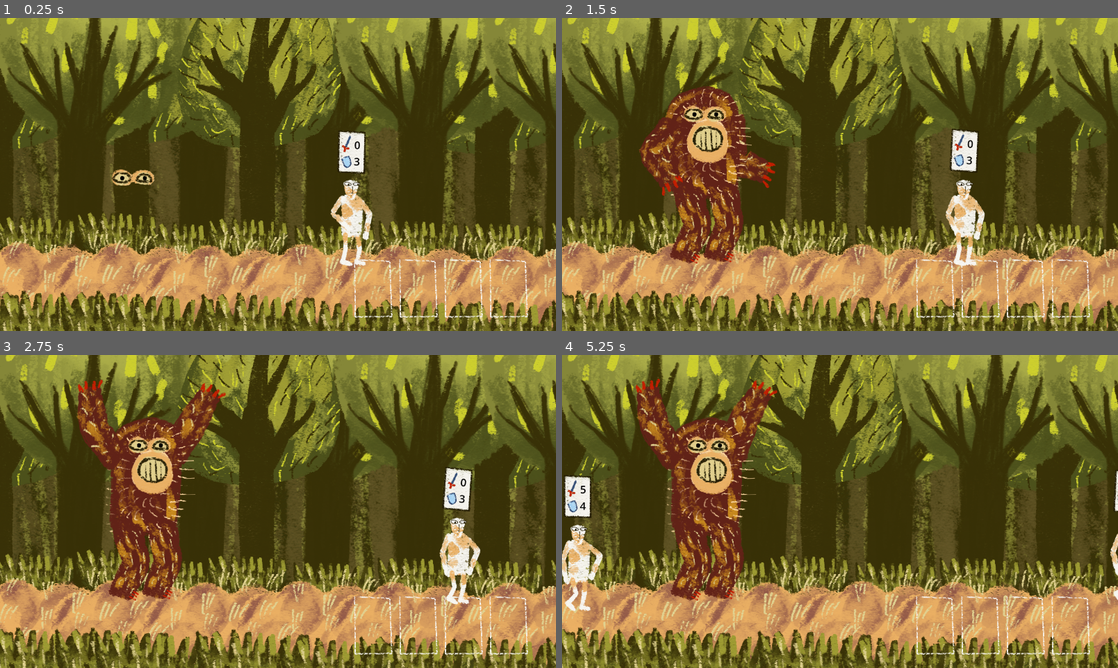
Above: before the commit, frames 1-4 (two rows, left to right).
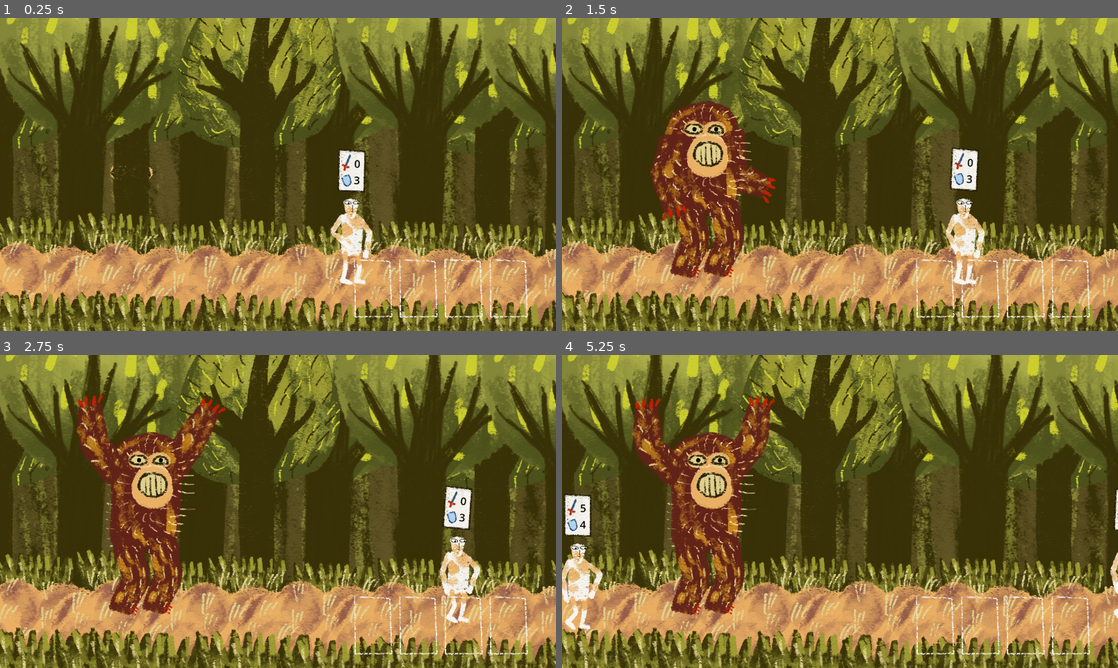
Above: after the commit, the same moments.

Repository: fguillen/The-Forest-Monster-and-the-Cards-Championship
Game: Godot game, scene res://testing/forest.tscn
Two runs of this game, one before a commit and one after it. Both use one fixed random seed, a clock stepped at 60 frames per second and the inputs below. Sound files missing from this copy of the repository are replaced by a short silence.
Inputs (mouse positions are in pixels of both pictures, inside the frame that each line leads up to):
- Up to frame 1 (0.25 s): no input
- Up to frame 2 (1.5 s): tap Enter (ui_accept) at 0.5, 0.77 s; move the mouse to (962, 158) at 0.52 s; hold Right (ui_right) 0.53-1.28 s; click (962, 158) at 0.67 s; move the mouse to (728, 190) at 1.27 s; hold Down (ui_down) from 1.28 s (still down)
- Up to frame 3 (2.75 s): tap Enter (ui_accept) at 1.52 s; move the mouse to (333, 442) at 2.02 s; release Down (ui_down) at 2.03 s; hold Right (ui_right) from 2.03 s (still down)
- Up to frame 4 (5.25 s): move the mouse to (812, 574) at 2.77 s; release Right (ui_right) at 2.78 s; hold Up (ui_up) 2.78-3.53 s; click (812, 574) at 2.92 s; tap Enter (ui_accept) at 3.02, 3.77, 4.52 s; move the mouse to (1006, 558) at 3.52 s; hold Left (ui_left) 3.53-5.03 s; move the mouse to (673, 464) at 4.27 s; move the mouse to (867, 511) at 5.02 s; hold Down (ui_down) from 5.03 s (still down); click (867, 511) at 5.17 s

The runs differ from the first frame. In frame 1, 2.3% of the frame differs, in the area x 19-67%, y 36-86%; in frame 2, 8.8%; in frame 3, 9.5%; in frame 4, 10%, in the area x 0-100%, y 7-88%.

Commit message:
Parallax with hidden

Diff:
--- a/actors/monster_riggid_3.gd
+++ b/actors/monster_riggid_3.gd
@@ -25,12 +25,18 @@
 var _hidden := false
 var _direction := 0.0
 var _deck_filled := false
+var _hidden_canvas_layer: Node
+var _unhidden_canvas_layer: Node
 
 func _ready():
 	_current_max_speed = max_speed
+	_unhidden_canvas_layer = get_parent()
+	_hidden_canvas_layer = get_tree().get_first_node_in_group("hidden_canvas_layer")
+
+	print("_hidden_canvas_layer", _hidden_canvas_layer)
 
 	_set_state_idle()
-	_set_state_hidden()
+	call_deferred("_set_state_hidden")
 
 	Global.deck_filled.connect(_on_deck_filled)
 
@@ -71,6 +77,15 @@
 	visuals.visible = false
 	visuals_hidden.visible = true
 	_current_max_speed = max_speed_hidden
+
+	# Change layer
+	if _hidden_canvas_layer:
+		var actual_position = global_position
+		get_parent().remove_child(self)
+		_hidden_canvas_layer.add_child(self)
+		global_position = actual_position
+
+
 	emit_signal("in_hidden")
 
 
@@ -83,6 +98,14 @@
 	visuals.visible = true
 	visuals_hidden.visible = false
 	_current_max_speed = max_speed
+
+	# Change layer
+	if not get_parent() == _unhidden_canvas_layer:
+		var actual_position = global_position
+		get_parent().remove_child(self)
+		_unhidden_canvas_layer.add_child(self)
+		global_position = actual_position
+
 	emit_signal("in_unhidden")
 
 
--- a/testing/forest.tscn
+++ b/testing/forest.tscn
@@ -75,14 +75,15 @@
 }
 
 [node name="BackgroundCanvasLayer" type="CanvasLayer" parent="."]
-layer = -2
+layer = -3
 
 [node name="Background" type="Sprite2D" parent="BackgroundCanvasLayer"]
 z_index = -200
 position = Vector2(822, 312)
 texture = ExtResource("1_lvy1g")
 
-[node name="EyesCanvasLayer" type="CanvasLayer" parent="."]
+[node name="HiddenCanvasLayer" type="CanvasLayer" parent="." groups=["hidden_canvas_layer"]]
+layer = -2
 
 [node name="ParallaxBackground" type="ParallaxBackground" parent="."]
 layer = -1
@@ -313,10 +314,14 @@
 texture = ExtResource("3_mcu4g")
 
 [node name="MonsterRiggid3" parent="." instance=ExtResource("10_fnlqw")]
-position = Vector2(-7, 357)
+position = Vector2(-7, 391)
 
 [node name="PaseantSpawner" parent="." instance=ExtResource("12_pby02")]
-position = Vector2(-704, 171)
+z_index = 1
+position = Vector2(-704, 214)
+
+[node name="Paseant" parent="PaseantSpawner" instance=ExtResource("11_85lh6")]
+position = Vector2(1003, -16)
 
 [node name="Ground" type="StaticBody2D" parent="."]
 collision_layer = 32
@@ -327,9 +332,6 @@
 shape = SubResource("RectangleShape2D_5bdbm")
 
 [node name="ForestDeck" parent="." instance=ExtResource("12_uq5et")]
-
-[node name="Paseant" parent="." instance=ExtResource("11_85lh6")]
-position = Vector2(299, 155)
 
 [node name="Effects" type="Node2D" parent="."]
 
